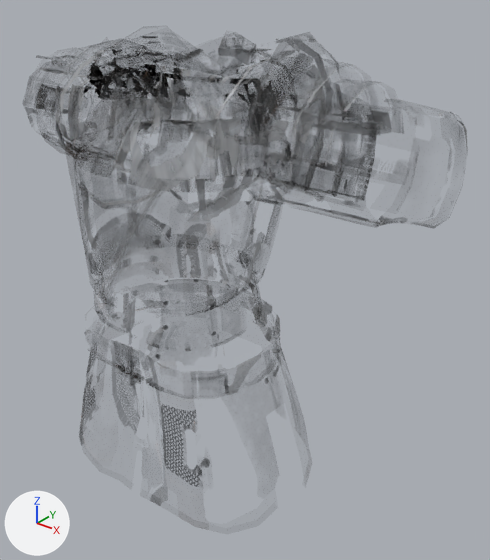
Before and after pictures for a commit that changed the glTF model assets/modeles/armures/porte/cuirasse_fer.glb.
Before and after are seen from a 50 mm lens placed at (0.931, -0.936, 1.765), pointed at (0.101, 0.102, 1.122). The axes (+X, +Y, +Z) are drawn at lower left. The lights are the same throughout. The older version comes first. Vertices at exactly the same position are counted once.

The scene before the commit, as lines of its bpy script (objects in view):
```python
me_cuirasse_fer = bpy.data.meshes.new('cuirasse_fer')
me_cuirasse_fer.from_pydata(...)  # 2621 vertices, 3376 faces; spans x -0.522..0.522, y -0.189..0.257, z 0.649..1.639
# faces by material slot: [634, 264, 1950, 528]
me_cuirasse_fer.materials.append(mat_cuir)
me_cuirasse_fer.materials.append(mat_fer_maille)
me_cuirasse_fer.materials.append(mat_fer)
me_cuirasse_fer.materials.append(mat_fourrure)
ob_cuirasse_fer = bpy.data.objects.new('cuirasse_fer', me_cuirasse_fer)
ob_cuirasse_fer.location = (0.0, 0.0, 0.0)
```
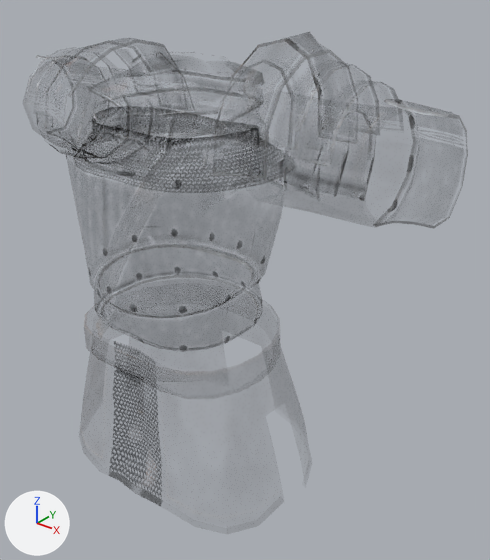
Boxes (x1, y1, x2, y2) around the edits, measured in the pictures (490 x 560 px):
part 1 of me_cuirasse_fer, rebuilt: before (103, 34, 295, 136); after (89, 54, 265, 117)
part 2 of me_cuirasse_fer, rebuilt: before (96, 34, 273, 123); after (91, 87, 264, 142)
part 3 of me_cuirasse_fer, deleted: before (42, 38, 319, 244)
part 4 of me_cuirasse_fer, reshaped: before (75, 52, 280, 192); after (73, 52, 320, 193)
part 5 of me_cuirasse_fer, surface changed: (24, 38, 467, 506) in both

Diff of the bpy script that builds the scene:
```diff
--- a/assets/modeles/armures/porte/cuirasse_fer.glb.py
+++ b/assets/modeles/armures/porte/cuirasse_fer.glb.py
@@ me_cuirasse_fer @@
 # used by ob_cuirasse_fer; location = (0.0, 0.0, 0.0)
-me_cuirasse_fer.from_pydata(...)  # 2621 vertices, 3376 faces; spans x -0.522..0.522, y -0.189..0.257, z 0.649..1.639
+me_cuirasse_fer.from_pydata(...)  # 2183 vertices, 3232 faces; spans x -0.522..0.522, y -0.189..0.257, z 0.649..1.639
+# me_cuirasse_fer part 1: the loose piece of 99 vertices spanning x -0.233..0.232, y -0.129..0.197, z 1.466..1.633 is rebuilt with 113 vertices and now spans x -0.183..0.183, y -0.087..0.157, z 1.491..1.587, in mat_fer
+# me_cuirasse_fer part 2: the loose piece of 26 vertices spanning x -0.229..0.226, y -0.126..0.193, z 1.469..1.632 is rebuilt with 84 vertices and now spans x -0.168..0.168, y -0.123..0.173, z 1.456..1.546, in mat_fer
+# me_cuirasse_fer part 3: 145 loose pieces with 691 vertices, spanning x -0.515..0.515, y -0.174..0.241, z 1.06..1.629, are deleted
+# me_cuirasse_fer part 4: 151 vertices removed from x -0.235..0.227, y -0.152..0.207, z 1.389..1.566; 304 vertices added at x -0.424..0.37, y -0.161..0.213, z 1.366..1.584
+# me_cuirasse_fer part 5: 2485 kept faces spanning x -0.522..0.522, y -0.189..0.257, z 0.649..1.639 get new texture (UV) coordinates
+# other edits to the shape of me_cuirasse_fer do not show in these pictures
 me_cuirasse_fer.materials.append(mat_cuir)
@@ me_cuirasse_fer @@
 me_cuirasse_fer.materials.append(mat_fer)
-me_cuirasse_fer.materials.append(mat_fourrure)
```
